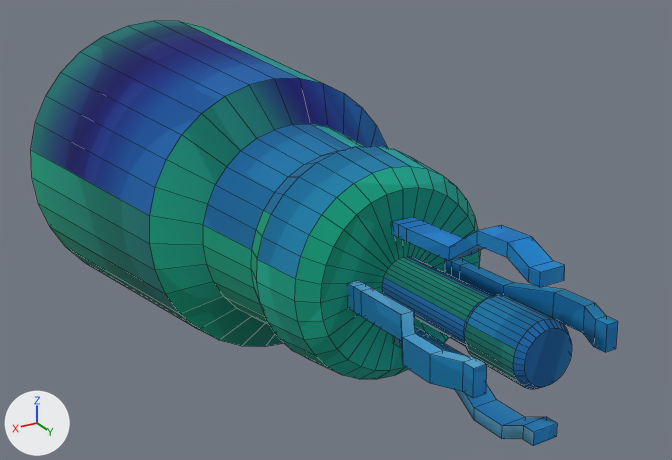
The OBJ model models/item/newtool1.obj: old version first, new version second.
Before and after are seen from a camera (50 mm lens) standing at (1.188, 0.948, 0.961) and looking at (0.473, -0.242, 0.366). The lights are fixed; the arrows at lower left show +X, +Y and +Z. Mesh edges are drawn as thin lines. Where no turn or scale is listed for an object, it has been applied to the vertices.

Script lines for the objects in view, before the commit:
```python
me_cube_001_cube_004 = bpy.data.meshes.new('Cube.001_Cube.004')
me_cube_001_cube_004.from_pydata(...)  # 576 vertices, 538 faces; spans x 0.278..0.822, y -0.892..0.334, z 0.075..0.617
me_cube_001_cube_004.materials.append(mat_none)  # picture img_tool_test
ob_cube_001_cube_004 = bpy.data.objects.new('Cube.001_Cube.004', me_cube_001_cube_004)
ob_cube_001_cube_004.location = (0.0, 0.0, 0.0)
```
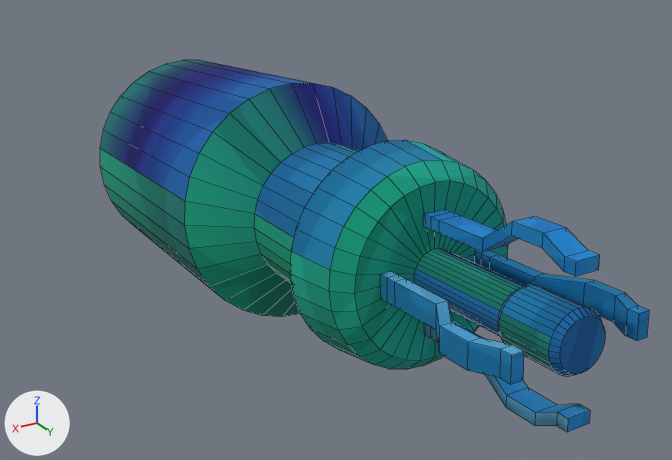
Commit message: mt1
mt1

What differs and where, as boxes (x1, y1, x2, y2) in the pictures (672 x 460 px; the box of a moved part takes in the faces that stretch with it):
'Cube.001_Cube.004', reshaped (6% narrower, 12% shorter): before (31, 21, 618, 446); after (100, 60, 649, 432)
part 1 of me_cube_001_cube_004, moved or reshaped: before (348, 281, 487, 399); after (381, 272, 524, 385)
part 2 of me_cube_001_cube_004, moved or reshaped: before (446, 258, 618, 352); after (475, 250, 649, 341)
part 3 of me_cube_001_cube_004, moved or reshaped: before (392, 217, 565, 287); after (424, 209, 600, 277)
part 4 of me_cube_001_cube_004, moved or reshaped: before (394, 326, 557, 446); after (424, 320, 590, 432)
part 5 of me_cube_001_cube_004, moved or reshaped: before (31, 21, 572, 389); after (100, 60, 605, 377)

The change, as a diff of the scene's bpy script:
```diff
--- a/models/item/newtool1.obj.py
+++ b/models/item/newtool1.obj.py
@@ me_cube_001_cube_004 @@
 # used by ob_cube_001_cube_004; location = (0.0, 0.0, 0.0)
-me_cube_001_cube_004.from_pydata(...)  # 576 vertices, 538 faces; spans x 0.278..0.822, y -0.892..0.334, z 0.075..0.617
+me_cube_001_cube_004.from_pydata(...)  # 576 vertices, 538 faces; spans x 0.3..0.7, y -0.853..0.334, z 0.157..0.589
+# me_cube_001_cube_004 part 1: the loose piece of 32 vertices spanning x 0.617..0.669, y 0.053..0.327, z 0.403..0.461 is moved by (-0.05, 0.0, 0.0)
+# me_cube_001_cube_004 part 2: the loose piece of 32 vertices spanning x 0.43..0.482, y 0.053..0.327, z 0.401..0.458 is moved by (-0.05, 0.0, 0.0)
+# me_cube_001_cube_004 part 3: the loose piece of 32 vertices spanning x 0.531..0.565, y 0.047..0.318, z 0.487..0.557 is moved by (-0.05, 0.0, 0.0)
+# me_cube_001_cube_004 part 4: the loose piece of 32 vertices spanning x 0.533..0.568, y 0.06..0.334, z 0.315..0.362 is moved by (-0.05, 0.0, 0.0)
+# me_cube_001_cube_004 part 5: 448 of 576 vertices moved; they spanned x 0.278..0.822, y -0.892..0.328, z 0.075..0.617 and now span x 0.3..0.7, y -0.853..0.328, z 0.157..0.589; mean shift (-0.05, -0.005, 0.0); largest move (0.822, -0.793, 0.35) -> (0.69, -0.784, 0.35)
 me_cube_001_cube_004.materials.append(mat_none)
```
